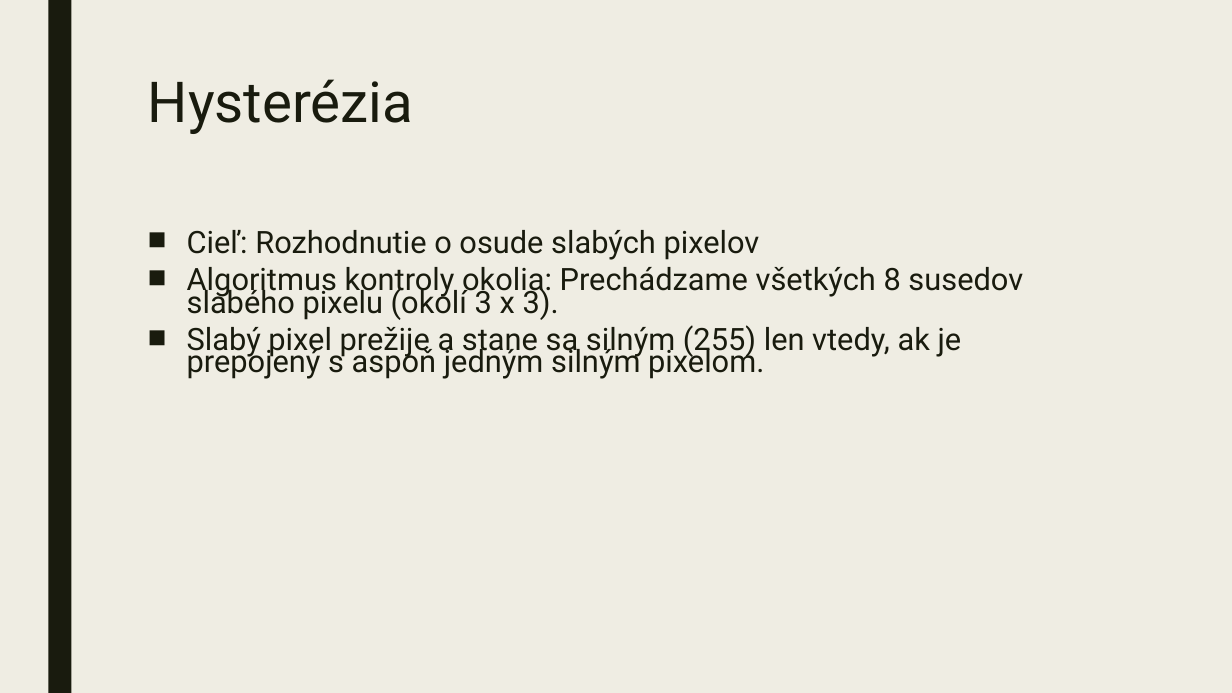
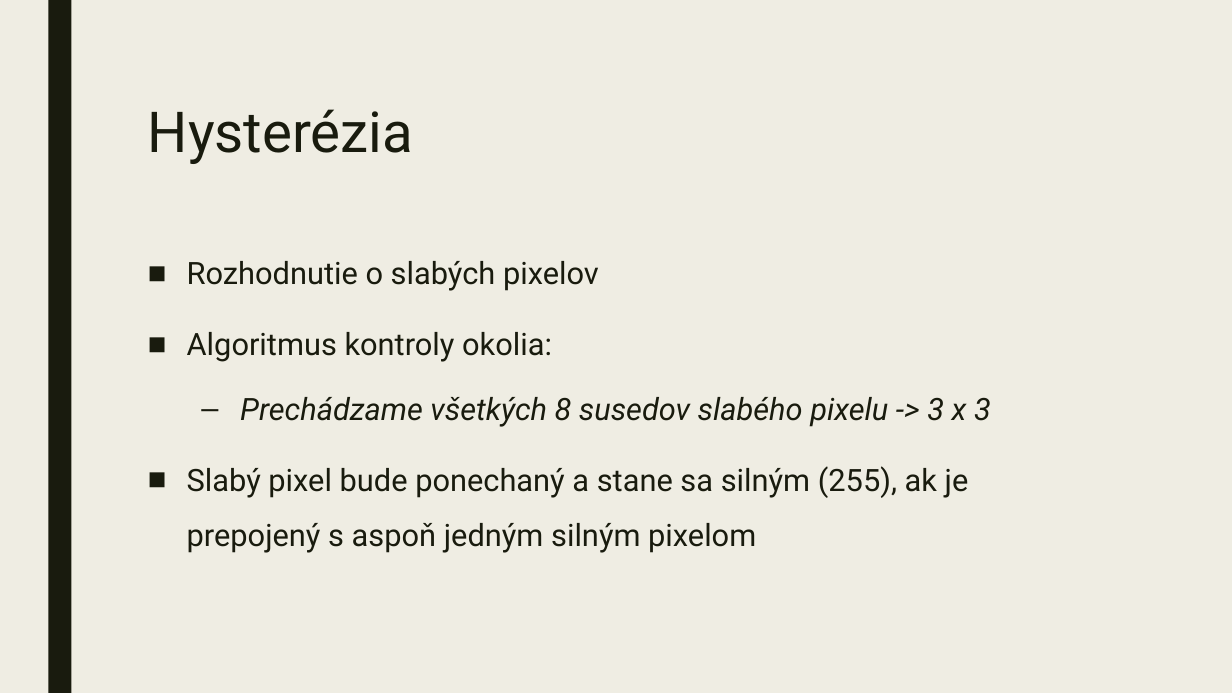
Before and after one commit to D0mc1c1/psvo_Maslen_Kormanikova, a slide deck: slide 12 of Zadanie_3/Canny detector hrán.pptx. Drawn at 1232x693 pixels with LibreOffice and Linux fonts; fonts in the diff are those of the drawing. Boxes give left, top, right and bottom in pixels: in the first picture for what was removed or moved away, otherwise in the second. Text is boxed around its words. In the diff, an @@ line names an element or a change of style, - is before the commit and + after.

```diff
--- a/Zadanie_3/Canny detector hrán.pptx
+++ b/Zadanie_3/Canny detector hrán.pptx
@@ title "Hysterézia": place and size @@
-title "Hysterézia" at box(148, 79, 413, 134)
+title "Hysterézia" at box(148, 109, 413, 164)
@@ text at box(187, 261, 991, 553): text changed @@
-■ Cieľ: Rozhodnutie o osude slabých pixelov
-■ Algoritmus kontroly okolia: Prechádzame všetkých 8 susedov slabého pixelu (okolí 3 x 3).
-■ Slabý pixel prežije a stane sa silným (255) len vtedy, ak je prepojený s aspoň jedným silným pixelom.
+■ Rozhodnutie o slabých pixelov
+■ Algoritmus kontroly okolia:
+  – Prechádzame všetkých 8 susedov slabého pixelu -> 3 x 3
+■ Slabý pixel bude ponechaný a stane sa silným (255), ak je prepojený s aspoň jedným silným pixelom
```
Also in this commit, not shown: 2 other slides changed, 2 slides added, 1 slide removed.
